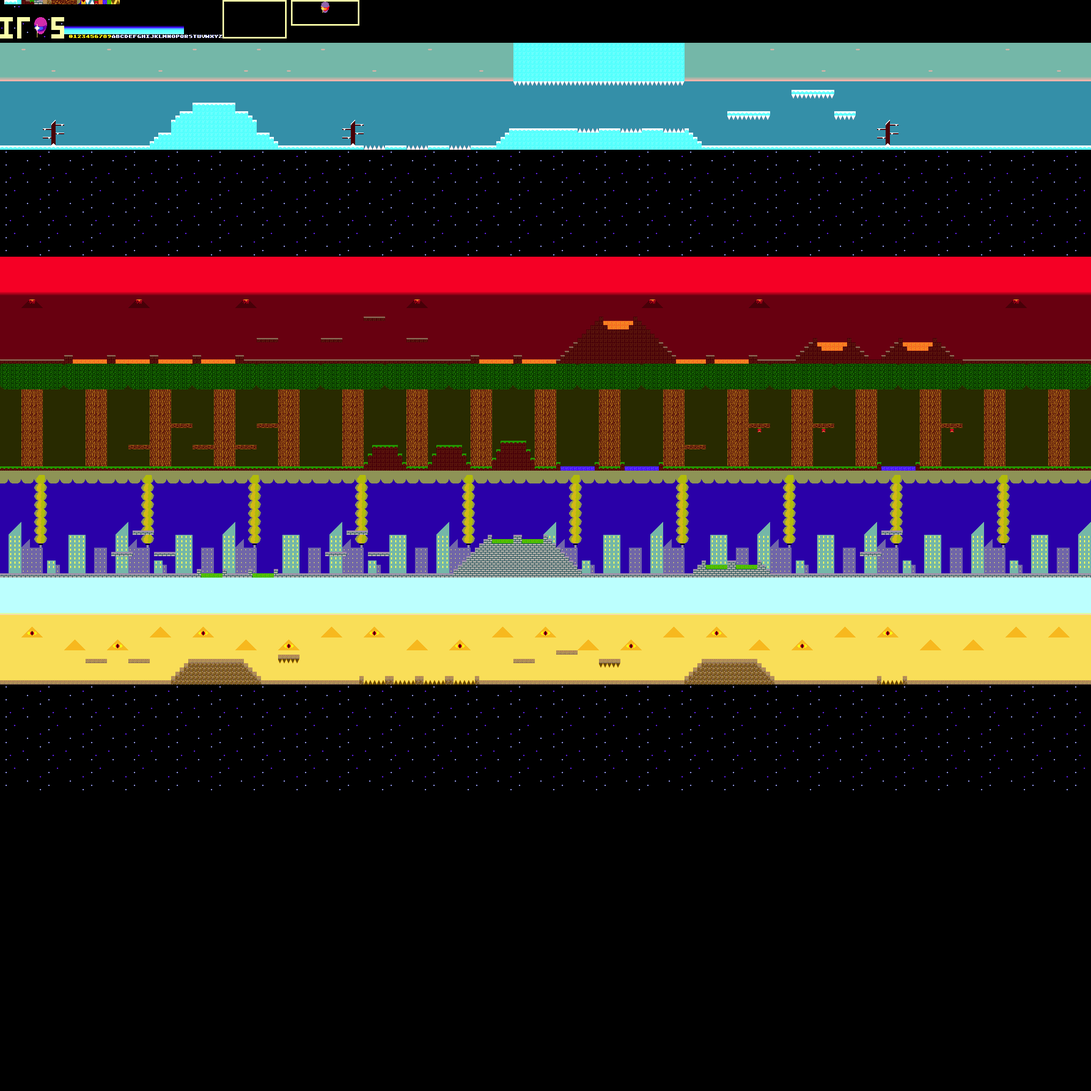
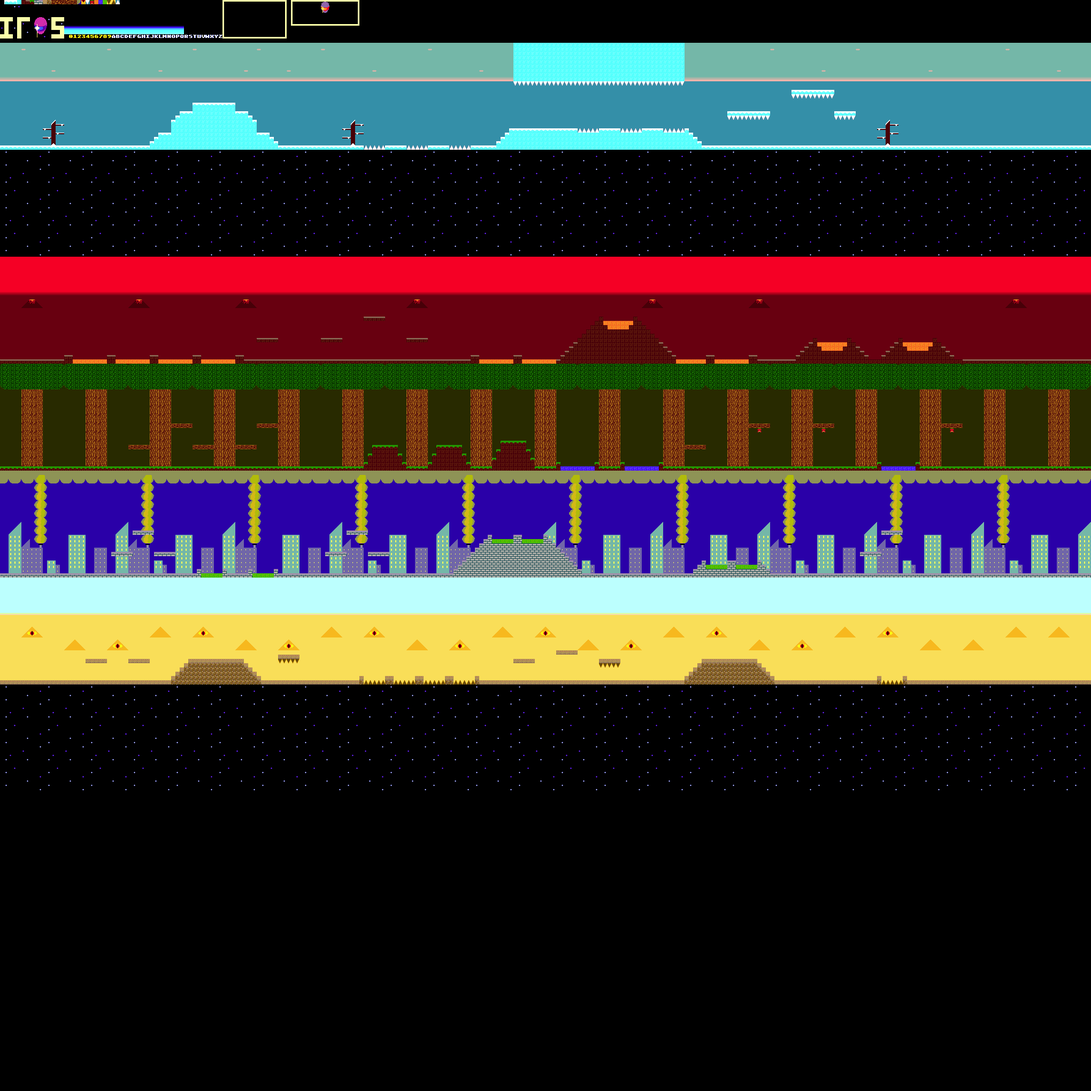
Comparing the layer stacks of the two w=1091, h=1091 images. Changes:
painted on "Background" over left=89, top=0, right=120, bottom=5
